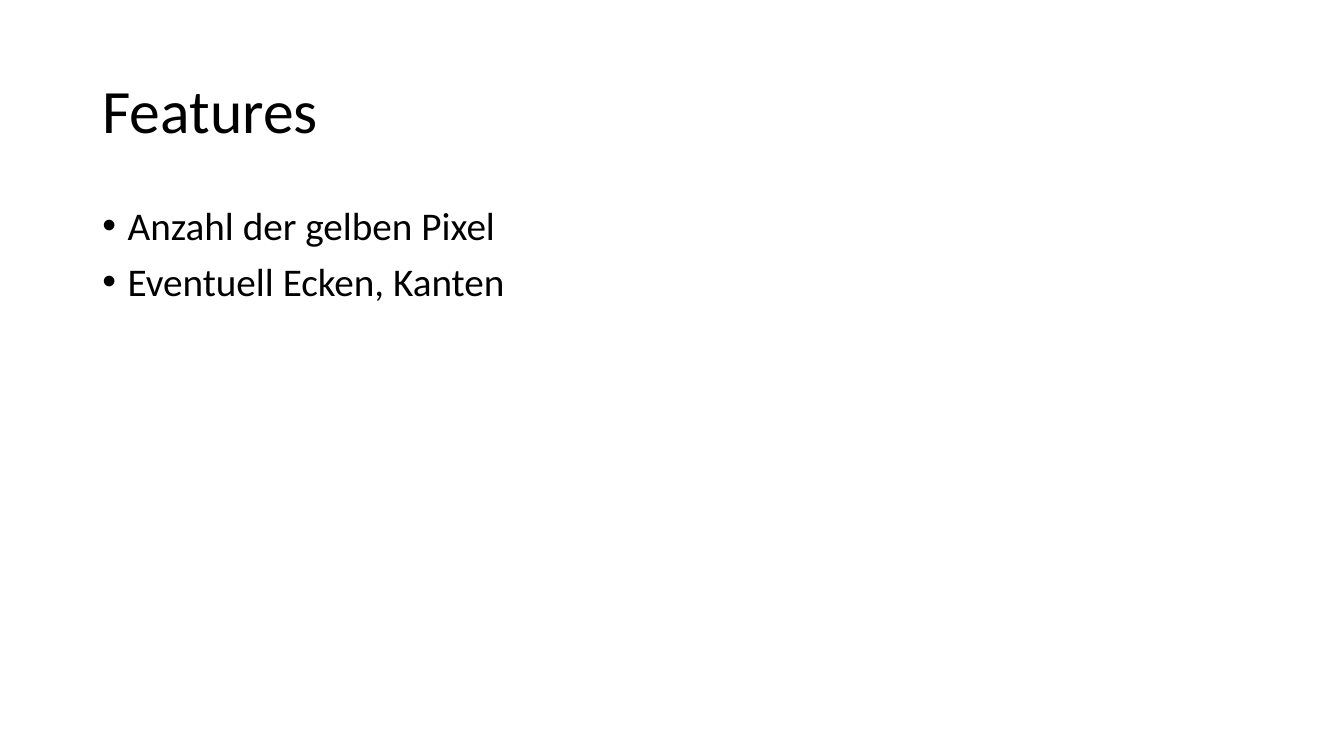
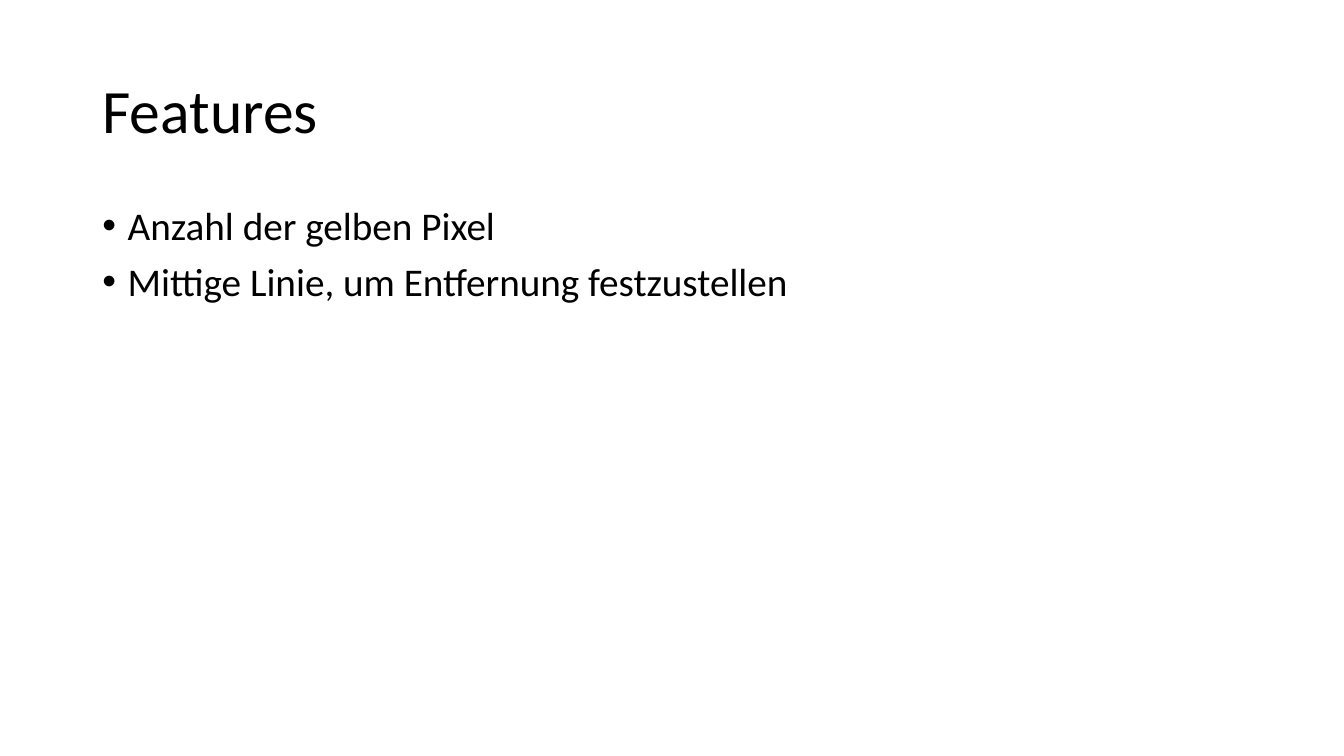
Before and after one commit to linuxfanatiker/hugepackage, a slide deck: slide 7 of praesentationen/Woche1_Ergebnisse.pptx. Drawn at 1344x756 pixels with LibreOffice and Linux fonts; fonts in the diff are those of the drawing. Boxes give left, top, right and bottom in pixels: in the first picture for what was removed or moved away, otherwise in the second. Text is boxed around its words. In the diff, an @@ line names an element or a change of style, - is before the commit and + after.

```diff
--- a/praesentationen/Woche1_Ergebnisse.pptx
+++ b/praesentationen/Woche1_Ergebnisse.pptx
@@ text at <box>128,268,787,303</box>: text changed @@
-• Eventuell Ecken, Kanten
+• Mittige Linie, um Entfernung festzustellen
```
Also in this commit, not shown: 5 other slides changed, 1 slide removed, 3 other files.
